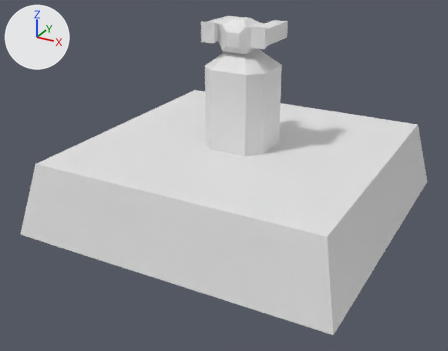
Two versions of the Blender file Assets/_Project/Art/Models/Blender/Turrets/Turret-Missile.blend, one commit apart.
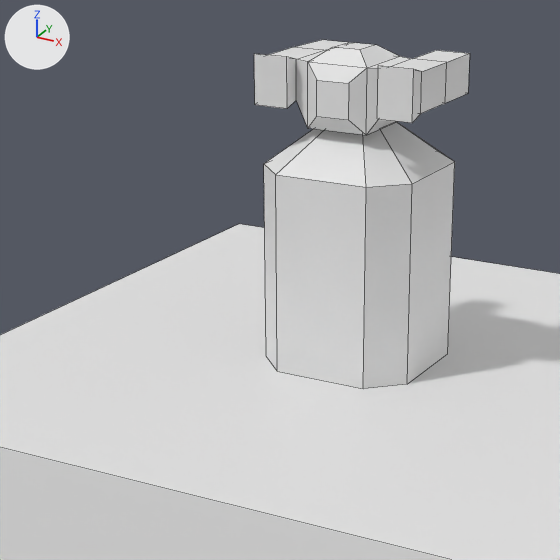
There are two pictures of each version: one whole from a camera (50 mm lens) standing at (8.46, -16.59, 9.01) and looking at (-0.16, -0.92, 1.17), one close up on the part from 22% to 72% of the width and 0% to 64% of the height. The axes (+X, +Y, +Z) are drawn at upper left. The lights are the same throughout. The close-ups show mesh edges as thin lines.

Names of what the first close-up shows: 'TurretBarrel', 'TurretPillar', 'TurretPodium'.
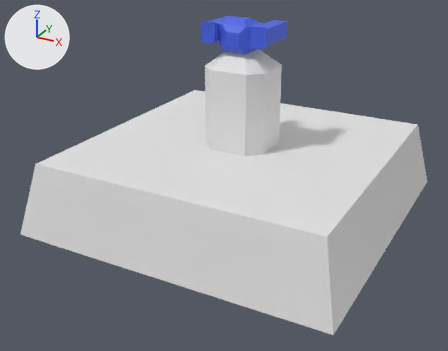
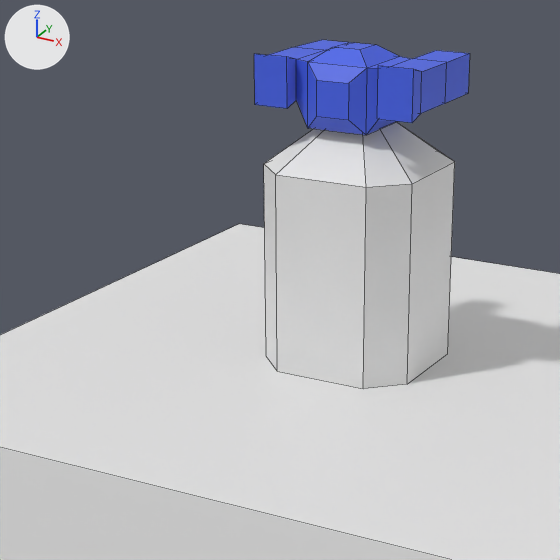
Commit message: SC - Altered turret barrel to be blue

Where the change shows, as pixel boxes (x1, y1, x2, y2) in the close-ups (560 x 560 px):
'TurretBarrel', recoloured (grey to blue)
    both: (254, 40, 470, 135)

The change, as a list of edits to the scene's bpy script:
```text
Add mat_blue:
    mat_blue = principled_material('Blue')
    mat_blue.base_color = (0.06, 0.122, 0.8)  # blue #4562e7
Change me_cube_002:
    where me_cube_002.from_pydata(...)  # 48 vertices, 46 faces; spans x -1.04..1.04, y -0.73..0.84, z 0.0..0.92
    add me_cube_002.materials.append(mat_blue)  # blue #4562e7
```
